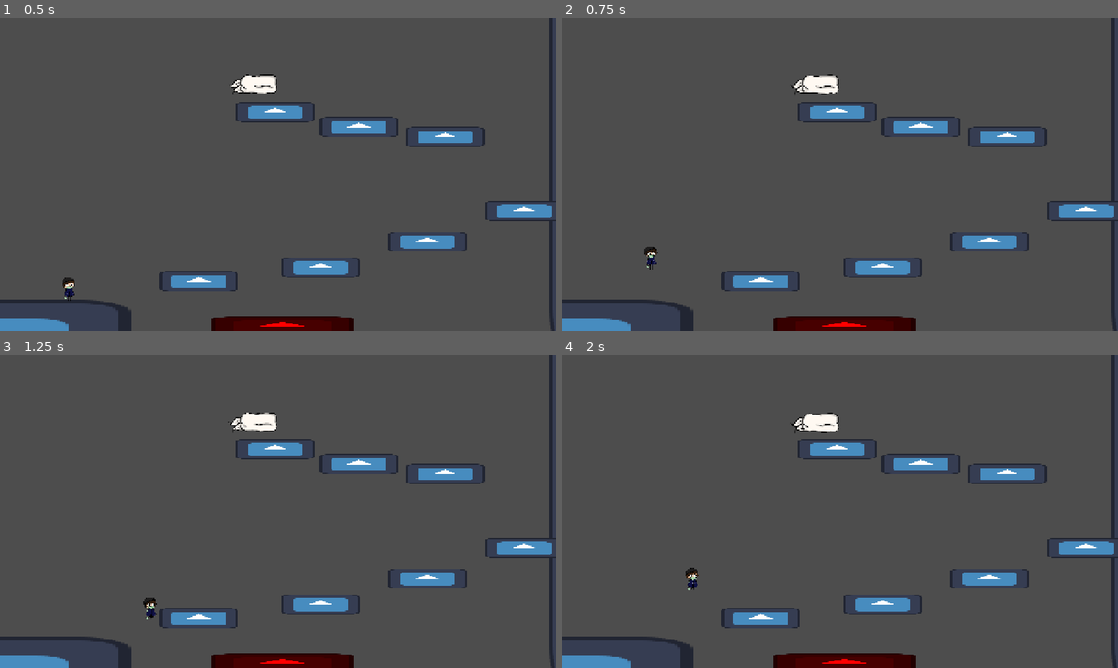
Above: before the commit, frames 1-4 (two rows, left to right).
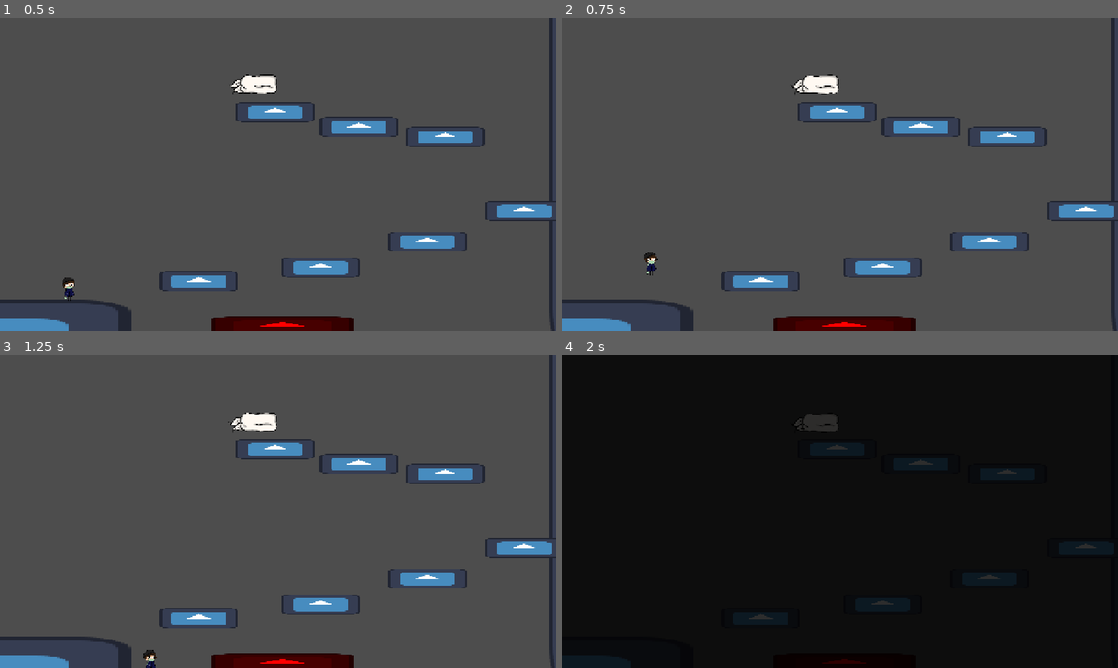
Above: after the commit, the same moments.

Repository: nandedeska/ggj-2026
Game: Godot game, scene res://scenes/LEVEL_ONE.tscn
Two runs of this game, one before a commit and one after it. Both use one fixed random seed, a clock stepped at 60 frames per second and the inputs below. This scene is started directly instead of the project's main scene. The engine's default icon, where the game draws it, is replaced by a stand-in: a white triangle on a blue panel in a dark square.
Inputs:
- Up to frame 1 (0.5 s): no input
- Up to frame 2 (0.75 s): tap Enter (skip) at 0.5 s; hold D (move_right) from 0.53 s (still down); tap W (jump) at 0.6 s
- Up to frame 3 (1.25 s): keep holding D (move_right); tap W (jump) at 0.77, 1.07 s
- Up to frame 4 (2 s): keep holding D (move_right); tap F (mask) at 1.35 s; tap W (jump) at 1.52, 1.55, 1.82 s

Frame 1 is identical in both runs. In frame 2, 0.2% of the frame differs, in the area x 14-18%, y 73-83%; in frame 3, 0.2%; in frame 4, 100%, in the area x 0-100%, y 0-100%.

Commit message:
jump variability

Diff:
--- a/scripts/player.gd
+++ b/scripts/player.gd
@@ -10,7 +10,7 @@
 var floor_contact_cayote: float = 0.0
 const FLOOR_CONTACT_CAYOTE_TIME: float = 0.1
 
-const GRAVITY_NORMAL: float = 14
+const GRAVITY_NORMAL:= 14
 const GRAVITY_WALL: float = 12
 const WALL_JUMP_PUSH_FORCE: float = 300.0
 
@@ -52,6 +52,9 @@
 		velocity.x = lerp(velocity.x, x_input * SPEED, velocity_weight_x)
 
 	if is_on_floor() or wall_contact_cayote > 0.0 or floor_contact_cayote > 0.0:
+		if Input.is_action_just_released("jump") and velocity.y < 0:
+			velocity.y = JUMP_VELOCITY/2
+
 		if Input.is_action_just_pressed("jump"):
 			audio_stream_player_2d.play()
 			velocity.y = JUMP_VELOCITY
Not shown, added: scenes/player.tscn3223237328.tmp
Not shown, added: scenes/player.tscn3336359492.tmp
Not shown, added: scenes/player.tscn3341794247.tmp
